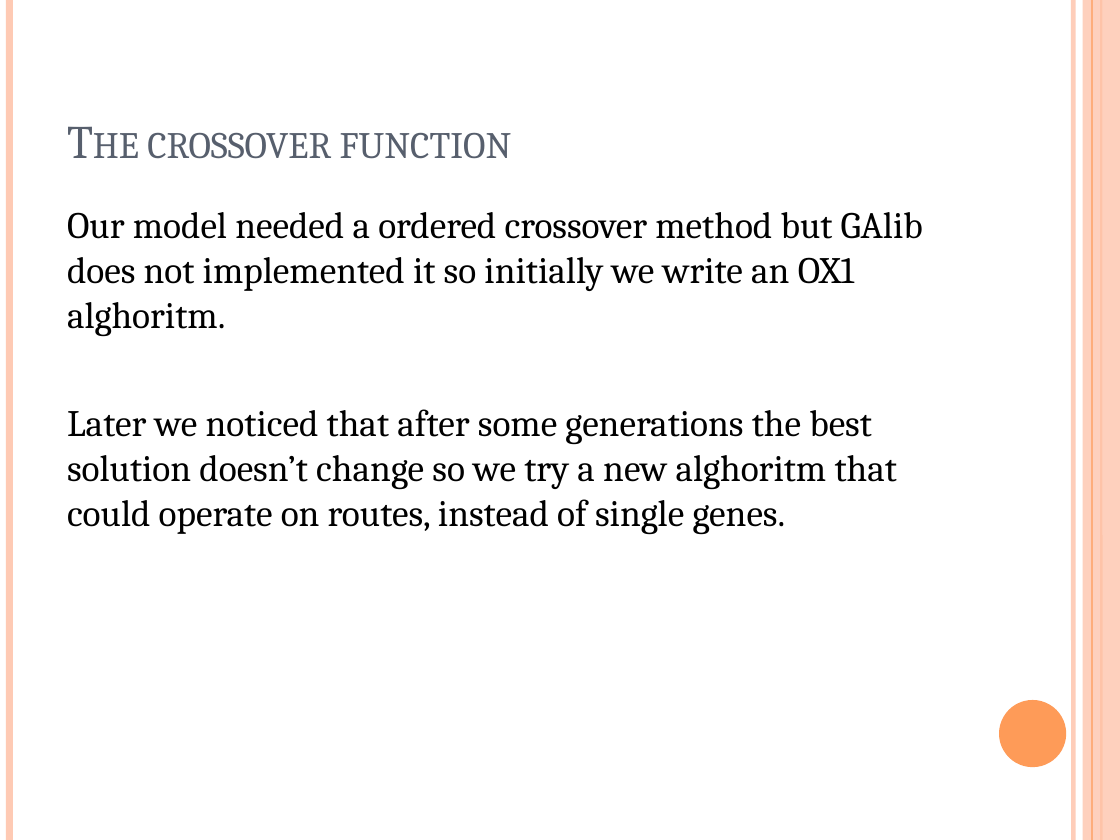
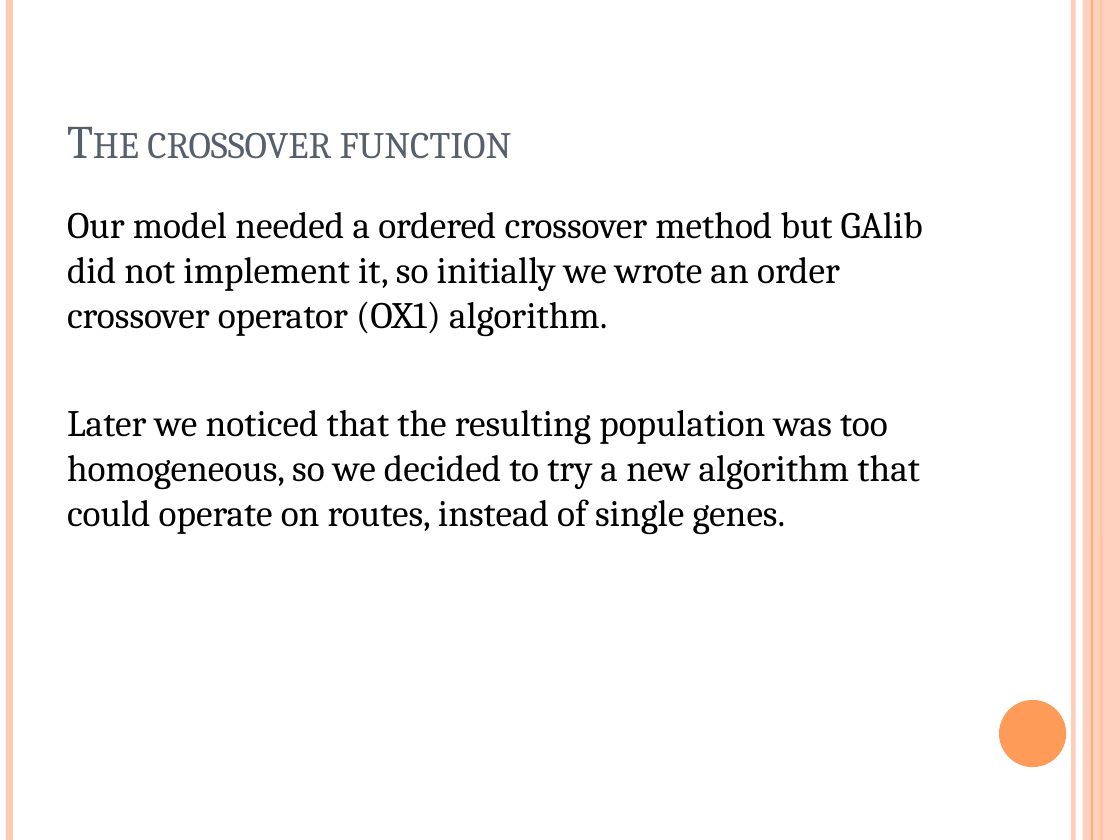
Before and after one commit to matteougolotti/OMA-Assignment, a slide deck: slide 10 of Documenti/submission-example-group-12/group-12/presentation.pptx. Drawn at 1120x840 pixels with LibreOffice and Linux fonts; fonts in the diff are those of the drawing. Boxes give left, top, right and bottom in pixels: in the first picture for what was removed or moved away, otherwise in the second. Text is boxed around its words. In the diff, an @@ line names an element or a change of style, - is before the commit and + after.

```diff
--- a/Documenti/submission-example-group-12/group-12/presentation.pptx
+++ b/Documenti/submission-example-group-12/group-12/presentation.pptx
@@ text at (67,212,923,535): text changed @@
-Our model needed a ordered crossover method but GAlib does not implemented it so initially we write an OX1 alghoritm.
-Later we noticed that after some generations the best solution doesn’t change so we try a new alghoritm that could operate on routes, instead of single genes.
+Our model needed a ordered crossover method but GAlib did not implement it, so initially we wrote an order crossover operator (OX1) algorithm.
+Later we noticed that the resulting population was too homogeneous, so we decided to try a new algorithm that could operate on routes, instead of single genes.
```
Also in this commit, not shown: 4 other slides changed.
